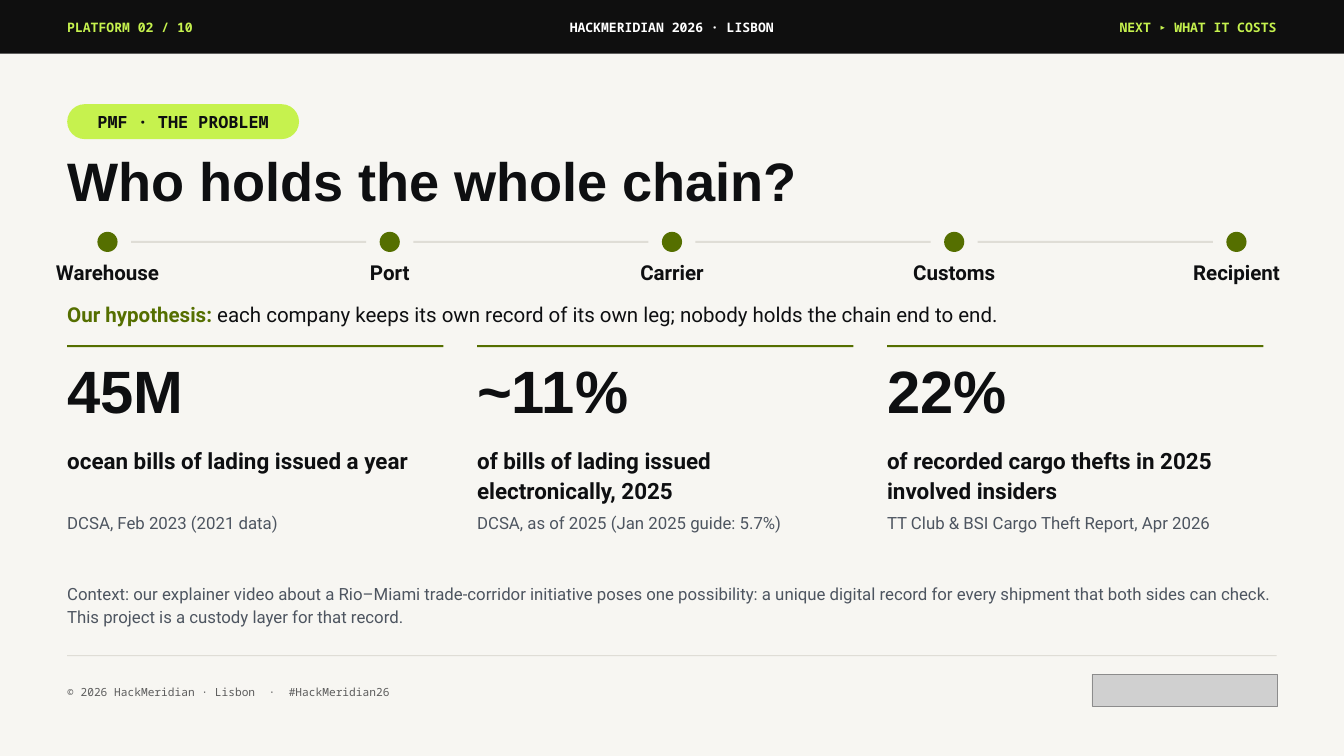
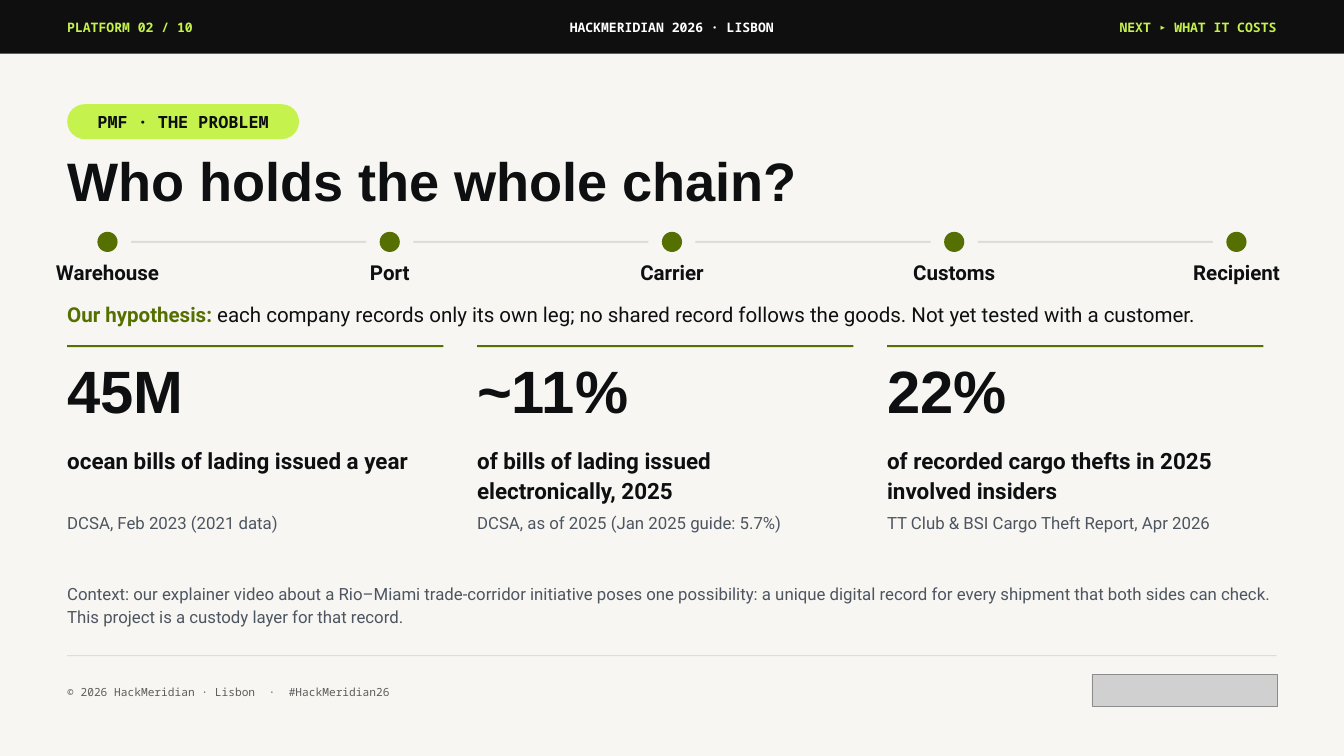
Before and after one commit to pwsaragossy/hackmeridian-cos, a slide deck: slide 2 of projects/hackmeridian-rail/deck/radox-custody-rail.pptx. Drawn at 1344x756 pixels with LibreOffice and Linux fonts; fonts in the diff are those of the drawing; grey boxes stand for pictures. Boxes give left, top, right and bottom in pixels: in the first picture for what was removed or moved away, otherwise in the second. Text is boxed around its words. In the diff, an @@ line names an element or a change of style, - is before the commit and + after.

```diff
--- a/projects/hackmeridian-rail/deck/radox-custody-rail.pptx
+++ b/projects/hackmeridian-rail/deck/radox-custody-rail.pptx
@@ text at (67, 306, 1195, 327): text changed @@
-Our hypothesis: each company keeps its own record of its own leg; nobody holds the chain end to end.
+Our hypothesis: each company records only its own leg; no shared record follows the goods. Not yet tested with a customer.
```
Also in this commit, not shown: 4 other slides changed, 5 other files.
